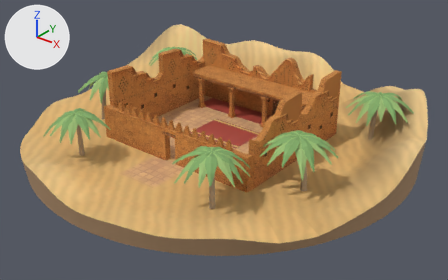
Renders of the glTF model quest-native/assets/world/scene10/scene10.glb from each side of a commit.
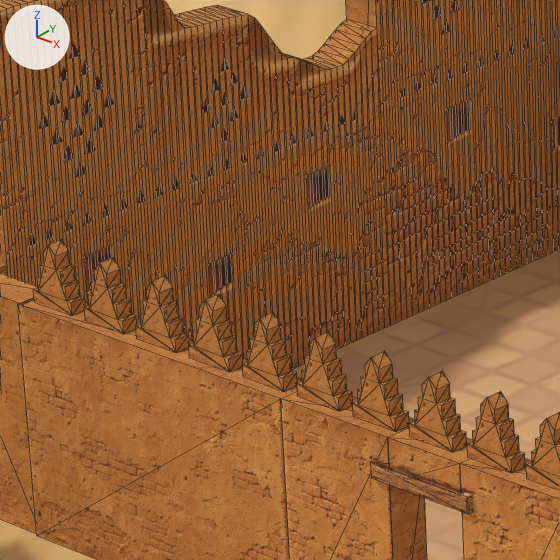
Each version appears first whole from a camera (50 mm lens) standing at (30.2, -37.5, 22.8) and looking at (0.8, -0.8, 0.1), and next in a close-up on the part from 25% to 42% of the width and 25% to 52% of the height. The axes (+X, +Y, +Z) are drawn at upper left. The lights are the same throughout. The older version's two pictures come first. The close-ups show mesh edges as thin lines. Where no turn or scale is listed for an object, it has been applied to the vertices.

The first close-up shows 'Crenel.004', 'Crenel.005', 'Crenel.006', 'Crenel.007', 'Crenel.008', 'Crenel.009', 'FacadeSteps.002', 'FacadeSteps.004', 'FrontWallEnd', 'Ground', 'Wall.001', 'WallDoor.001' and 6 more.
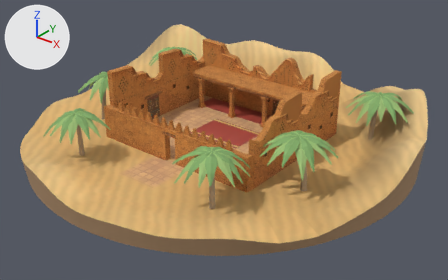
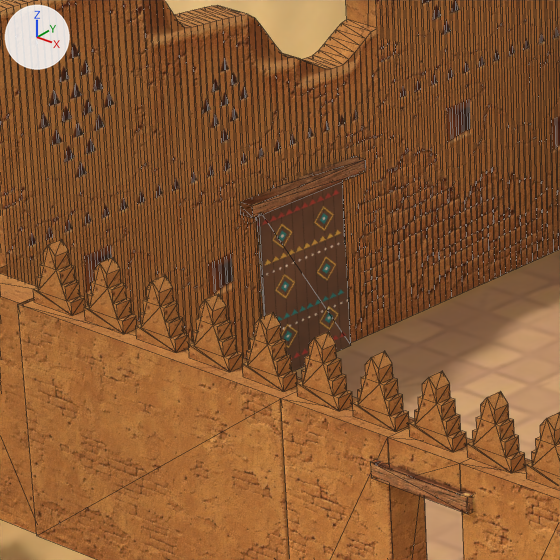
What changed in the scene script:
```text
Add me_sidelintell:
    me_sidelintell.from_pydata(...)  # a box spanning x -7.1..-6.8, y -2.15..-0.25, z 2.22..2.38
    me_sidelintell.materials.append(mat_scene10_wood)  # picture img_kit_lintel
Add me_sidedoorl:
    me_sidedoorl.from_pydata(...)  # 8 vertices, 10 faces; spans x -7.01..-6.95, y -1.9..-0.5, z 0.0..2.2
    me_sidedoorl.materials.append(mat_scene10_door)  # picture img_house_door
Add ob_sidelintell:
    ob_sidelintell = bpy.data.objects.new('SideLintelL', me_sidelintell)
    ob_sidelintell.location = (0.0, 0.0, 0.0)
Add ob_sidedoorl:
    ob_sidedoorl = bpy.data.objects.new('SideDoorL', me_sidedoorl)
    ob_sidedoorl.location = (0.0, 0.0, 0.0)
```

Boxes (x1, y1, x2, y2) around the edits, measured in the close-ups (560 x 560 px):
'SideDoorL', added (brown): after (257, 182, 351, 371)
'SideLintelL', added (brown): after (240, 155, 366, 218)
